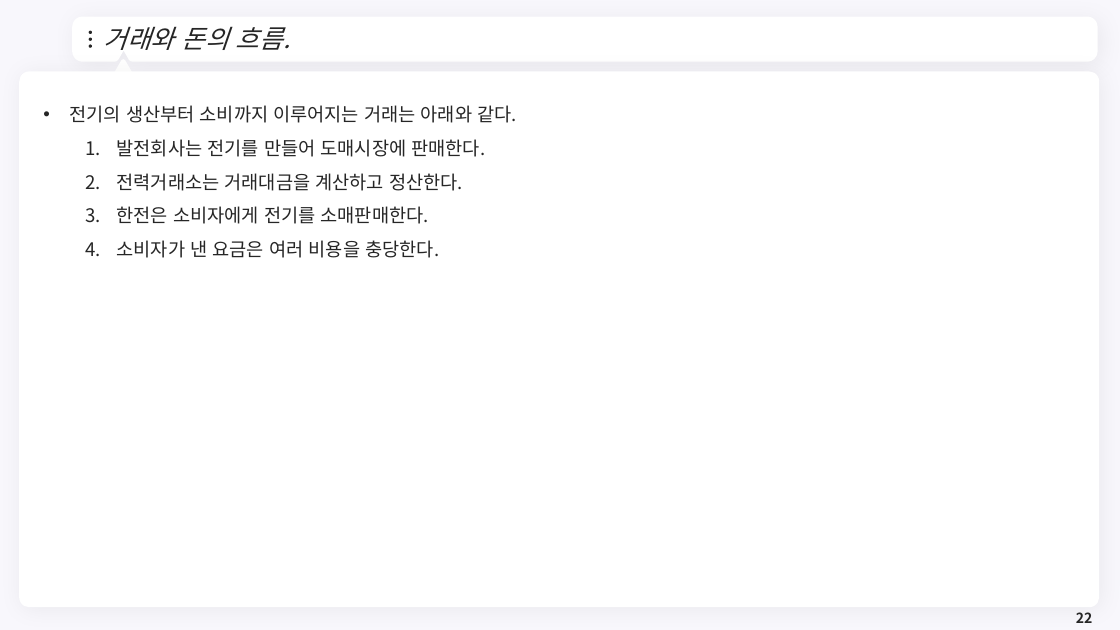
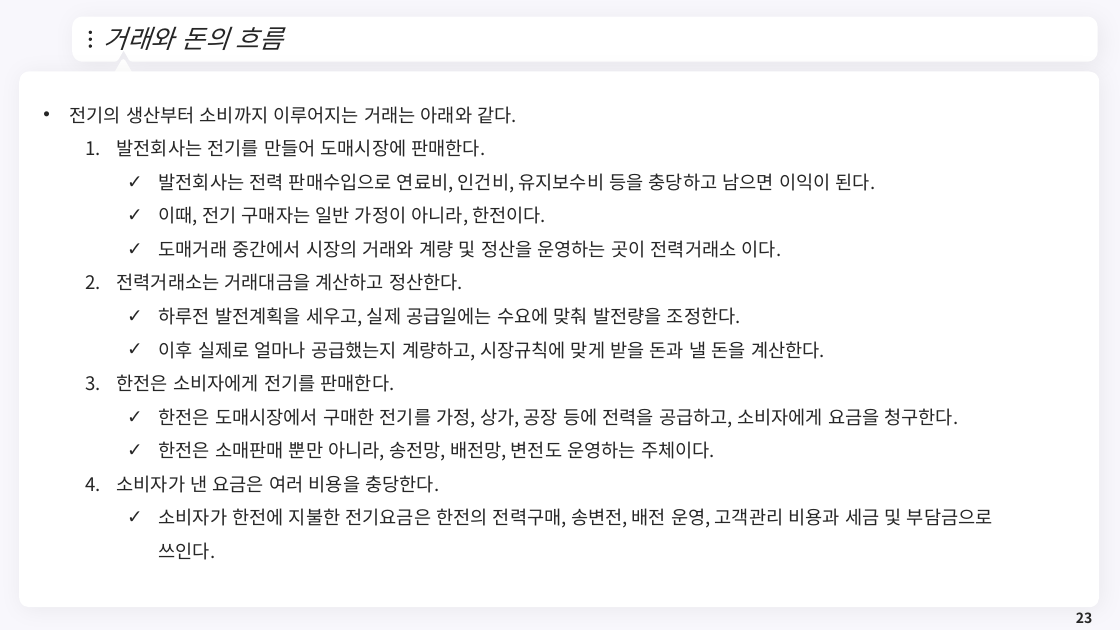
Before and after one commit to meandthey/Teaching, a slide deck: slide 23 of 에너지경제학/자원에너지경제학_Chapter_8 (전력시장).pptx (slide 22 before the commit). Drawn at 1120x630 pixels with LibreOffice and Linux fonts; fonts in the diff are those of the drawing; background and template pictures are left out. Boxes give left, top, right and bottom in pixels: in the first picture for what was removed or moved away, otherwise in the second. Text is boxed around its words. In the diff, an @@ line names an element or a change of style, - is before the commit and + after.

```diff
--- a/에너지경제학/자원에너지경제학_Chapter_8 (전력시장).pptx
+++ b/에너지경제학/자원에너지경제학_Chapter_8 (전력시장).pptx
@@ title at (x1=104, y1=26, x2=283, y2=50): text changed @@
-거래와 돈의 흐름.
+거래와 돈의 흐름
@@ text at (x1=159, y1=173, x2=876, y2=258): paragraphs added @@
+    ✓ 발전회사는 전력 판매수입으로 연료비, 인건비, 유지보수비 등을 충당하고 남으면 이익이 된다.
+    ✓ 이때, 전기 구매자는 일반 가정이 아니라, 한전이다.
+    ✓ 도매거래 중간에서 시장의 거래와 계량 및 정산을 운영하는 곳이 전력거래소 이다.
@@ text at (x1=117, y1=307, x2=959, y2=461): text changed @@
-  3. 한전은 소비자에게 전기를 소매판매한다.
+    ✓ 하루전 발전계획을 세우고, 실제 공급일에는 수요에 맞춰 발전량을 조정한다.
+    ✓ 이후 실제로 얼마나 공급했는지 계량하고, 시장규칙에 맞게 받을 돈과 낼 돈을 계산한다.
+  3. 한전은 소비자에게 전기를 판매한다.
+    ✓ 한전은 도매시장에서 구매한 전기를 가정, 상가, 공장 등에 전력을 공급하고, 소비자에게 요금을 청구한다.
+    ✓ 한전은 소매판매 뿐만 아니라, 송전망, 배전망, 변전도 운영하는 주체이다.
@@ text at (x1=159, y1=508, x2=993, y2=560): paragraph added @@
+    ✓ 소비자가 한전에 지불한 전기요금은 한전의 전력구매, 송변전, 배전 운영, 고객관리 비용과 세금 및 부담금으로 쓰인다.
@@ page number at (x1=1076, y1=612, x2=1092, y2=623): text changed @@
-22
+23
```
Also in this commit, not shown: 1 other slide changed, 3 slides added, 3 other files.
